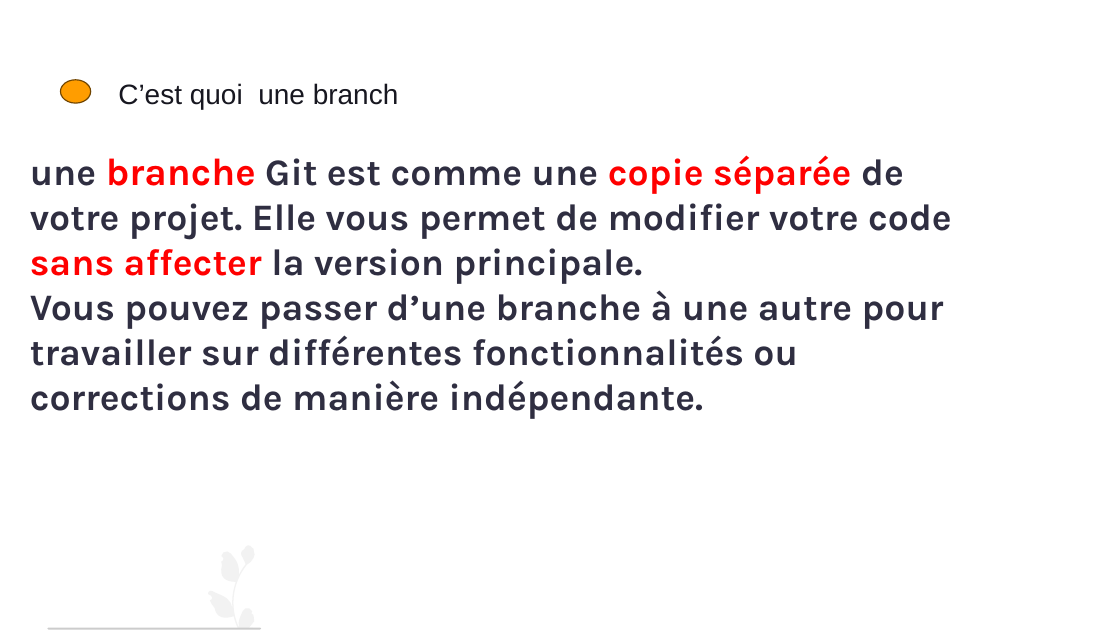
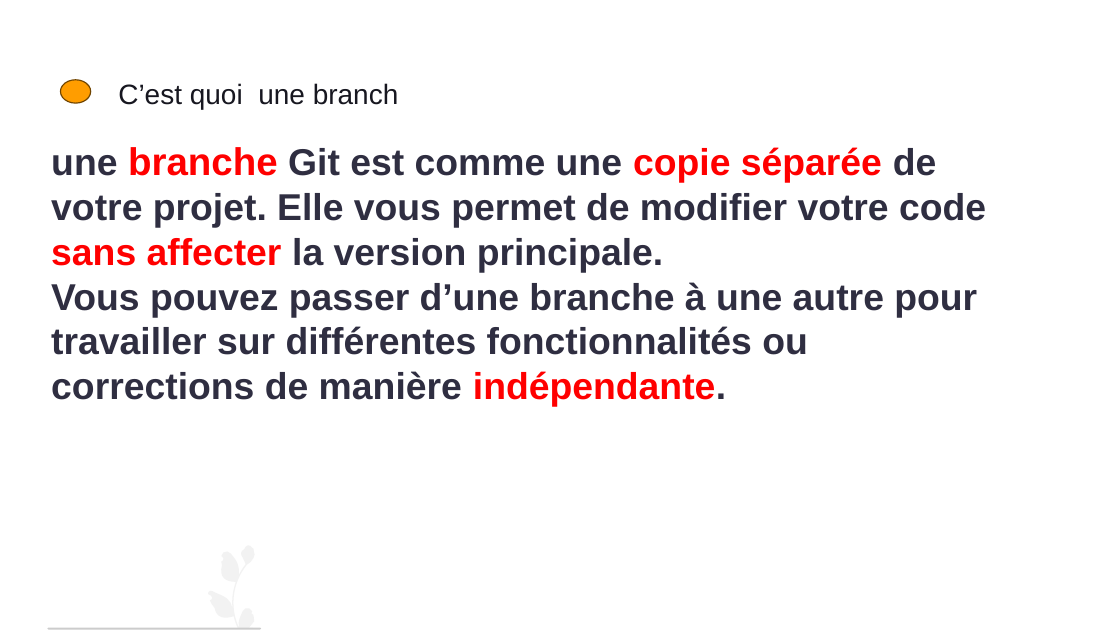
Before and after one commit to AbdessamadAbdaoui/Presentation_Git, a slide deck: slide 17 of presentation_Git.pptx (slide 13 before the commit). Drawn at 1120x630 pixels with LibreOffice and Linux fonts; fonts in the diff are those of the drawing. Boxes give left, top, right and bottom in pixels: in the first picture for what was removed or moved away, otherwise in the second. Text is boxed around its words. In the diff, an @@ line names an element or a change of style, - is before the commit and + after.

```diff
--- a/presentation_Git.pptx
+++ b/presentation_Git.pptx
@@ text "une branche Git est comme ..." moved from (x1=30, y1=155, x2=952, y2=419) to (x1=51, y1=147, x2=986, y2=407) @@
@@ text "une branche Git est comme ..." at (x1=51, y1=147, x2=986, y2=407): font Karla to Arial; text colour #2F2E41 to #FF0000 in "indépendante." @@
```
Also in this commit, not shown: 14 other slides changed, 8 slides added, 6 slides removed, 1 other file.
